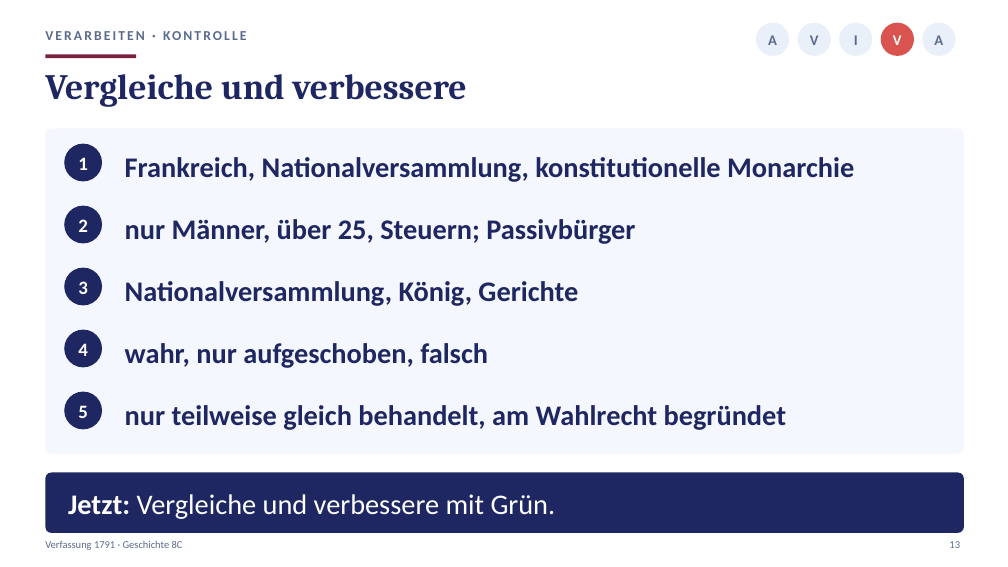
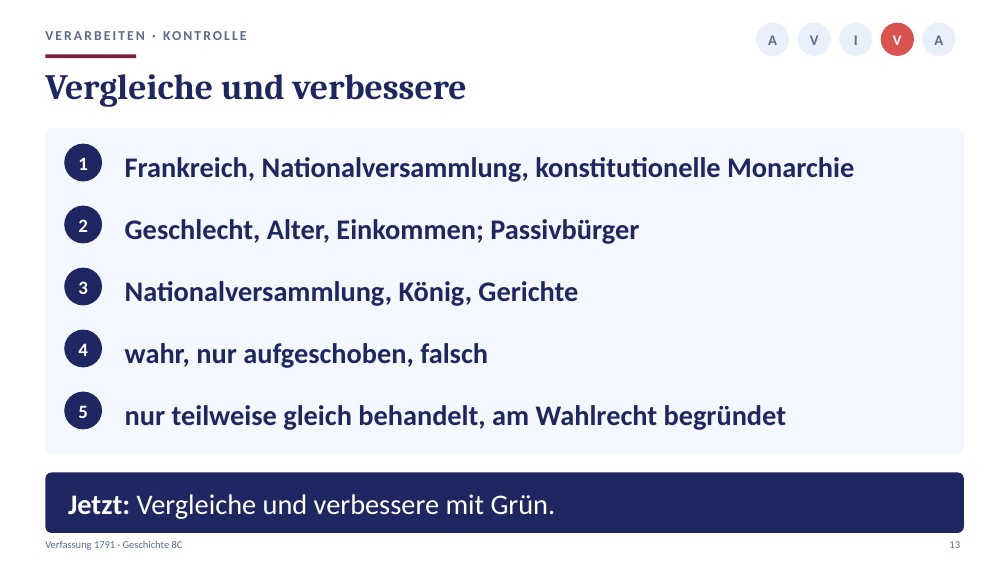
Before and after one commit to golzkonstantin-gif/Schule, a slide deck: slide 13 of Geschichte_8/Stunde5_Verfassung/Praesentation_Stunde5_Verfassung_8C.pptx. Drawn at 1008x567 pixels with LibreOffice and Linux fonts; fonts in the diff are those of the drawing. Boxes give left, top, right and bottom in pixels: in the first picture for what was removed or moved away, otherwise in the second. Text is boxed around its words. In the diff, an @@ line names an element or a change of style, - is before the commit and + after.

```diff
--- a/Geschichte_8/Stunde5_Verfassung/Praesentation_Stunde5_Verfassung_8C.pptx
+++ b/Geschichte_8/Stunde5_Verfassung/Praesentation_Stunde5_Verfassung_8C.pptx
@@ text at [125,219,639,244]: text changed @@
-nur Männer, über 25, Steuern; Passivbürger
+Geschlecht, Alter, Einkommen; Passivbürger
```
Also in this commit, not shown: 10 other files.
